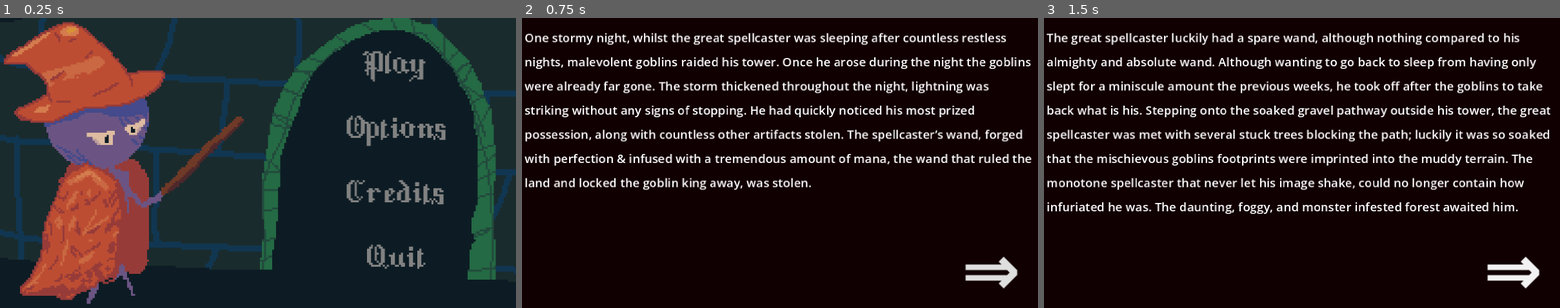
Above: before the commit, frames 1-3 (left to right).
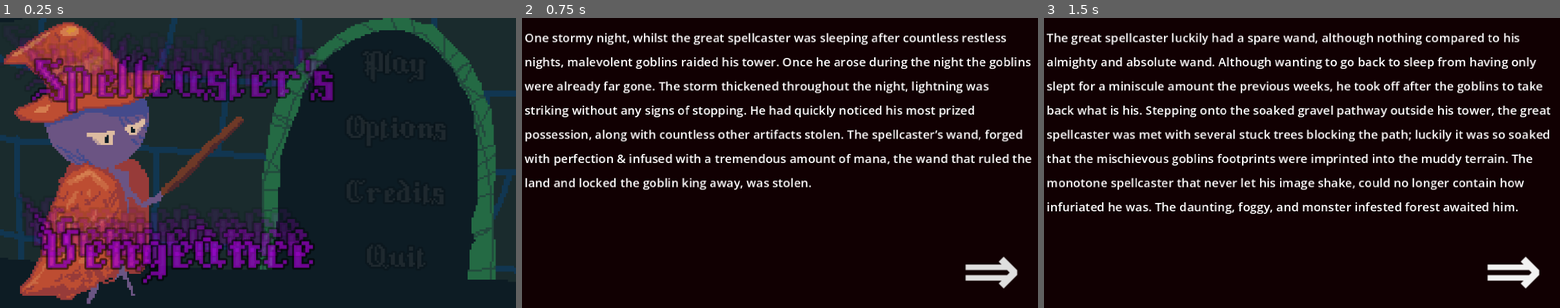
Above: after the commit, the same moments.

Repository: KatLuvsYa3/SELUGameJam26_Godot_Bros
Game: Godot game, scene res://main_scenes/Main_Menu/titlecreennew.tscn
Same seed, same stepped clock (60 frames per second), same inputs: the game is played once before the commit and once after it.
Inputs:
- Up to frame 1 (0.25 s): no input
- Up to frame 2 (0.75 s): click "Play" at 0.5 s
- Up to frame 3 (1.5 s): click "⇒" at 1.25 s

The runs differ from the first frame. In frame 1, 16% of the frame differs, in the area x 3-87%, y 6-92%; in frame 2, nothing differs; in frame 3, nothing differs.

Commit message:
How to play done.

Diff:
--- a/main_scenes/Main_Menu/Rules.tscn
+++ b/main_scenes/Main_Menu/HowToPlay.tscn
@@ -1,14 +1,14 @@
 [gd_scene format=3 uid="uid://cfe5pe723ji8e"]
 
-[ext_resource type="FontFile" uid="uid://bgrqlvqn6ypgj" path="res://main_scenes/Main_Menu/GothicByte.ttf" id="1_swpab"]
-[ext_resource type="Script" uid="uid://yn8jfvxvf2iw" path="res://main_scenes/Main_Menu/rules.gd" id="1_t6b0h"]
+[ext_resource type="Script" uid="uid://yn8jfvxvf2iw" path="res://main_scenes/Main_Menu/HowToPlay.gd" id="1_nlafn"]
+[ext_resource type="FontFile" uid="uid://bgrqlvqn6ypgj" path="res://main_scenes/Main_Menu/GothicByte.ttf" id="2_d3pco"]
 
 [sub_resource type="ShaderMaterial" id="ShaderMaterial_e1okw"]
 
 [sub_resource type="CanvasTexture" id="CanvasTexture_lrf63"]
 
 [node name="Node2D" type="Node2D" unique_id=2049887063]
-script = ExtResource("1_t6b0h")
+script = ExtResource("1_nlafn")
 
 [node name="TextureRect" type="TextureRect" parent="." unique_id=1776870095]
 modulate = Color(0.210037, 0.42277315, 0.23270017, 1)
--- a/main_scenes/Main_Menu/game_settings.gd
+++ b/main_scenes/Main_Menu/game_settings.gd
@@ -1,12 +1,12 @@
 extends Node
 
 const STORY := "res://main_scenes/Main_Menu/story.tscn"
-const RULES := "res://main_scenes/Main_Menu/rules.tscn"
+const HOWTOPLAY := "res://main_scenes/Main_Menu/HowToPlay.tscn"
 const GAME := "res://main_scenes/Battle_Levels/Easy_Rolls/Easy_Level_Test.tscn"
 const SAVE_PATH := "user://settings.cfg"
 
 var story_seen := false
-var show_rules := true
+var show_HowToPlay := true
 
 func _ready() -> void:
 	load_data()
@@ -14,23 +14,23 @@
 func start_game() -> void:
 	if not story_seen:
 		get_tree().change_scene_to_file(STORY)
-	elif show_rules:
-		get_tree().change_scene_to_file(RULES)
+	elif show_HowToPlay:
+		get_tree().change_scene_to_file(HOWTOPLAY)
 	else:
 		get_tree().change_scene_to_file(GAME)
 
 func finish_story() -> void:
 	story_seen = true
 	save_data()
-	if show_rules:
-		get_tree().change_scene_to_file(RULES)
+	if show_HowToPlay:
+		get_tree().change_scene_to_file(HOWTOPLAY)
 	else:
 		get_tree().change_scene_to_file(GAME)
 
 func save_data() -> void:
 	var cfg := ConfigFile.new()
 	cfg.set_value("game", "story_seen", story_seen)
-	cfg.set_value("game", "show_rules", show_rules)
+	cfg.set_value("game", "show_rules", show_HowToPlay)
 	cfg.save(SAVE_PATH)
 
 func load_data() -> void:
@@ -38,4 +38,4 @@
 	if cfg.load(SAVE_PATH) != OK:
 		return
 	story_seen = cfg.get_value("game", "story_seen", false)
-	show_rules = cfg.get_value("game", "show_rules", true)
+	show_HowToPlay = cfg.get_value("game", "show_HowToPlay", true)
--- a/main_scenes/Main_Menu/titlecreennew.tscn
+++ b/main_scenes/Main_Menu/titlecreennew.tscn
@@ -23,49 +23,107 @@
 mouse_filter = 2
 texture = SubResource("CanvasTexture_b136p")
 
+[node name="Label" type="Label" parent="." unique_id=1695036275]
+modulate = Color(1, 1, 1, 0.050980393)
+self_modulate = Color(0.72156864, 0, 0.92941177, 1)
+offset_right = 161.0
+offset_bottom = 36.0
+theme_override_constants/outline_size = 4
+theme_override_constants/shadow_outline_size = 1
+theme_override_fonts/font = ExtResource("2_fd305")
+theme_override_font_sizes/font_size = 29
+text = "Spellcaster's"
+
+[node name="Label3" type="Label" parent="." unique_id=56415026]
+modulate = Color(1, 1, 1, 0.13725491)
+self_modulate = Color(0.72156864, 0, 0.92941177, 1)
+offset_left = 13.0
+offset_top = 12.0
+offset_right = 174.0
+offset_bottom = 48.0
+theme_override_constants/outline_size = 4
+theme_override_constants/shadow_outline_size = 1
+theme_override_fonts/font = ExtResource("2_fd305")
+theme_override_font_sizes/font_size = 29
+text = "Spellcaster's"
+
+[node name="Label4" type="Label" parent="." unique_id=1282784965]
+modulate = Color(1, 1, 1, 0.49019608)
+self_modulate = Color(0.72156864, 0, 0.92941177, 1)
+offset_left = 16.0
+offset_top = 17.0
+offset_right = 177.0
+offset_bottom = 53.0
+theme_override_constants/outline_size = 4
+theme_override_constants/shadow_outline_size = 1
+theme_override_fonts/font = ExtResource("2_fd305")
+theme_override_font_sizes/font_size = 29
+text = "Spellcaster's"
+
+[node name="Label2" type="Label" parent="." unique_id=1502482841]
+modulate = Color(1, 1, 1, 0.11372549)
+self_modulate = Color(0.72156864, 0, 0.92941177, 1)
+offset_left = 8.0
+offset_top = 6.0
+offset_right = 169.0
+offset_bottom = 42.0
+theme_override_constants/outline_size = 4
+theme_override_constants/shadow_outline_size = 1
+theme_override_fonts/font = ExtResource("2_fd305")
+theme_override_font_sizes/font_size = 29
+text = "Spellcaster's"
+
 [node name="PlayButton" type="Button" parent="." unique_id=65919269]
+modulate = Color(1, 1, 1, 0.16078432)
 offset_left = 147.0
 offset_top = 11.0
 offset_right = 247.0
 offset_bottom = 36.0
 theme_override_colors/font_color = Color(0.50928617, 0.50928617, 0.50928617, 1)
 theme_override_colors/font_hover_color = Color(0.15127605, 0.15127608, 0.15127596, 1)
+theme_override_constants/outline_size = 4
 theme_override_fonts/font = ExtResource("2_fd305")
 theme_override_font_sizes/font_size = 16
 text = "Play"
 flat = true
 
 [node name="OptionsButton" type="Button" parent="." unique_id=2067856669]
+modulate = Color(1, 1, 1, 0.16078432)
 offset_left = 147.0
 offset_top = 43.0
 offset_right = 247.0
 offset_bottom = 68.0
 theme_override_colors/font_color = Color(0.50928617, 0.50928617, 0.50928617, 1)
 theme_override_colors/font_hover_color = Color(0.15127605, 0.15127608, 0.15127596, 1)
+theme_override_constants/outline_size = 4
 theme_override_fonts/font = ExtResource("2_fd305")
 theme_override_font_sizes/font_size = 16
 text = "Options"
 flat = true
 
 [node name="CreditsButton" type="Button" parent="." unique_id=711741435]
+modulate = Color(1, 1, 1, 0.16078432)
 offset_left = 147.0
 offset_top = 75.0
 offset_right = 247.0
 offset_bottom = 100.0
 theme_override_colors/font_color = Color(0.50928617, 0.50928617, 0.50928617, 1)
 theme_override_colors/font_hover_color = Color(0.15127605, 0.15127608, 0.15127596, 1)
+theme_override_constants/outline_size = 4
 theme_override_fonts/font = ExtResource("2_fd305")
 theme_override_font_sizes/font_size = 16
 text = "Credits"
 flat = true
 
 [node name="QuitgameButton" type="Button" parent="." unique_id=1536798952]
+modulate = Color(1, 1, 1, 0.16078432)
 offset_left = 147.0
 offset_top = 107.0
 offset_right = 247.0
 offset_bottom = 132.0
 theme_override_colors/font_color = Color(0.50928617, 0.50928617, 0.50928617, 1)
 theme_override_colors/font_hover_color = Color(0.15127605, 0.15127608, 0.15127596, 1)
+theme_override_constants/outline_size = 4
 theme_override_fonts/font = ExtResource("2_fd305")
 theme_override_font_sizes/font_size = 16
 text = "Quit"
@@ -82,3 +140,47 @@
 z_index = -1
 position = Vector2(128, 72)
 texture = ExtResource("4_fd305")
+
+[node name="Label8" type="Label" parent="." unique_id=852701154]
+self_modulate = Color(0.72156864, 0, 0.92941177, 0.09803922)
+offset_left = 11.0
+offset_top = 85.0
+offset_right = 146.0
+offset_bottom = 116.0
+theme_override_constants/outline_size = 4
+theme_override_fonts/font = ExtResource("2_fd305")
+theme_override_font_sizes/font_size = 30
+text = "Vengeance"
+
+[node name="Label7" type="Label" parent="." unique_id=640258969]
+self_modulate = Color(0.72156864, 0, 0.92941177, 0.2)
+offset_left = 15.0
+offset_top = 90.0
+offset_right = 150.0
+offset_bottom = 121.0
+theme_override_constants/outline_size = 4
+theme_override_fonts/font = ExtResource("2_fd305")
+theme_override_font_sizes/font_size = 30
+text = "Vengeance"
+
+[node name="Label6" type="Label" parent="." unique_id=980945380]
+self_modulate = Color(0.72156864, 0, 0.92941177, 0.3882353)
+offset_left = 19.0
+offset_top = 95.0
+offset_right = 154.0
+offset_bottom = 126.0
+theme_override_constants/outline_size = 4
+theme_override_fonts/font = ExtResource("2_fd305")
+theme_override_font_sizes/font_size = 30
+text = "Vengeance"
+
+[node name="Label5" type="Label" parent="." unique_id=1412818824]
+self_modulate = Color(0.72156864, 0, 0.92941177, 0.5921569)
+offset_left = 22.0
+offset_top = 101.0
+offset_right = 157.0
+offset_bottom = 132.0
+theme_override_constants/outline_size = 4
+theme_override_fonts/font = ExtResource("2_fd305")
+theme_override_font_sizes/font_size = 30
+text = "Vengeance"
Renamed: main_scenes/Main_Menu/rules.gd -> main_scenes/Main_Menu/HowToPlay.gd
Renamed: main_scenes/Main_Menu/rules.gd.uid -> main_scenes/Main_Menu/HowToPlay.gd.uid
Not shown: 3 places in main_scenes/Main_Menu/HowToPlay.tscn that only renumber resources
